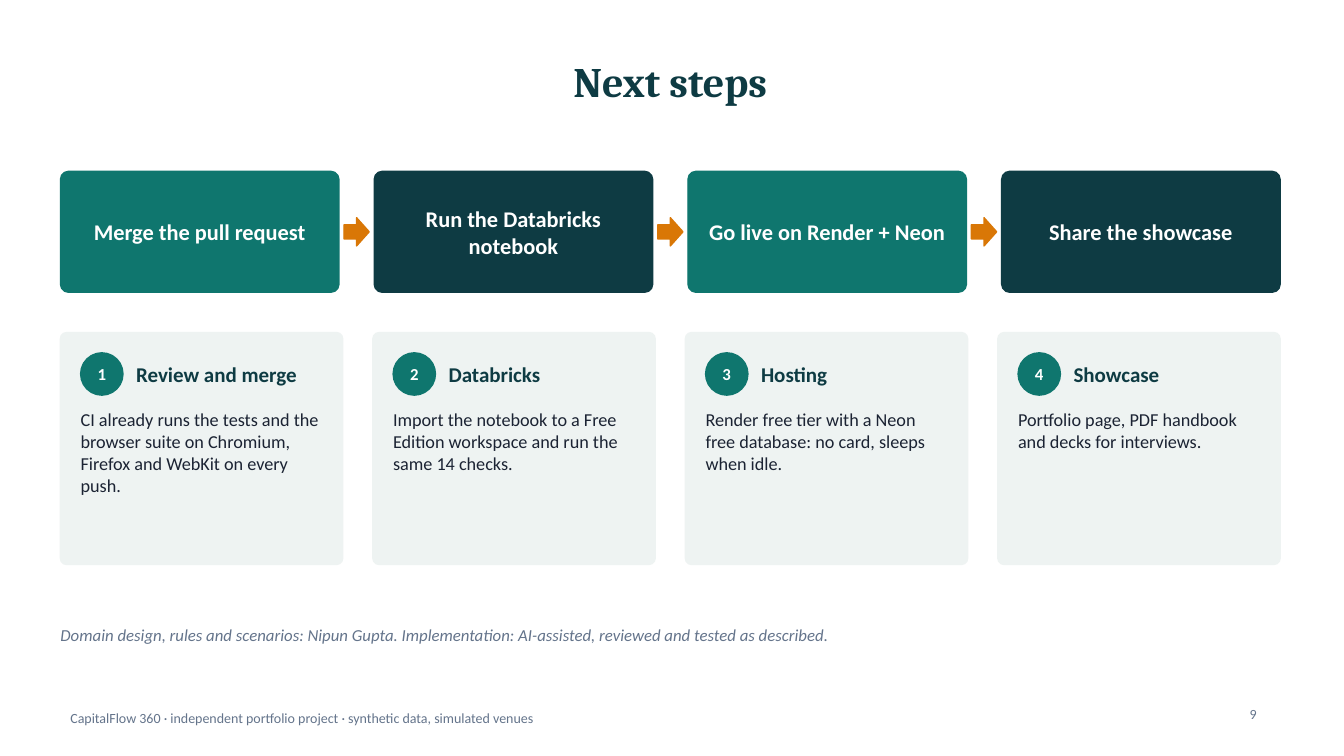
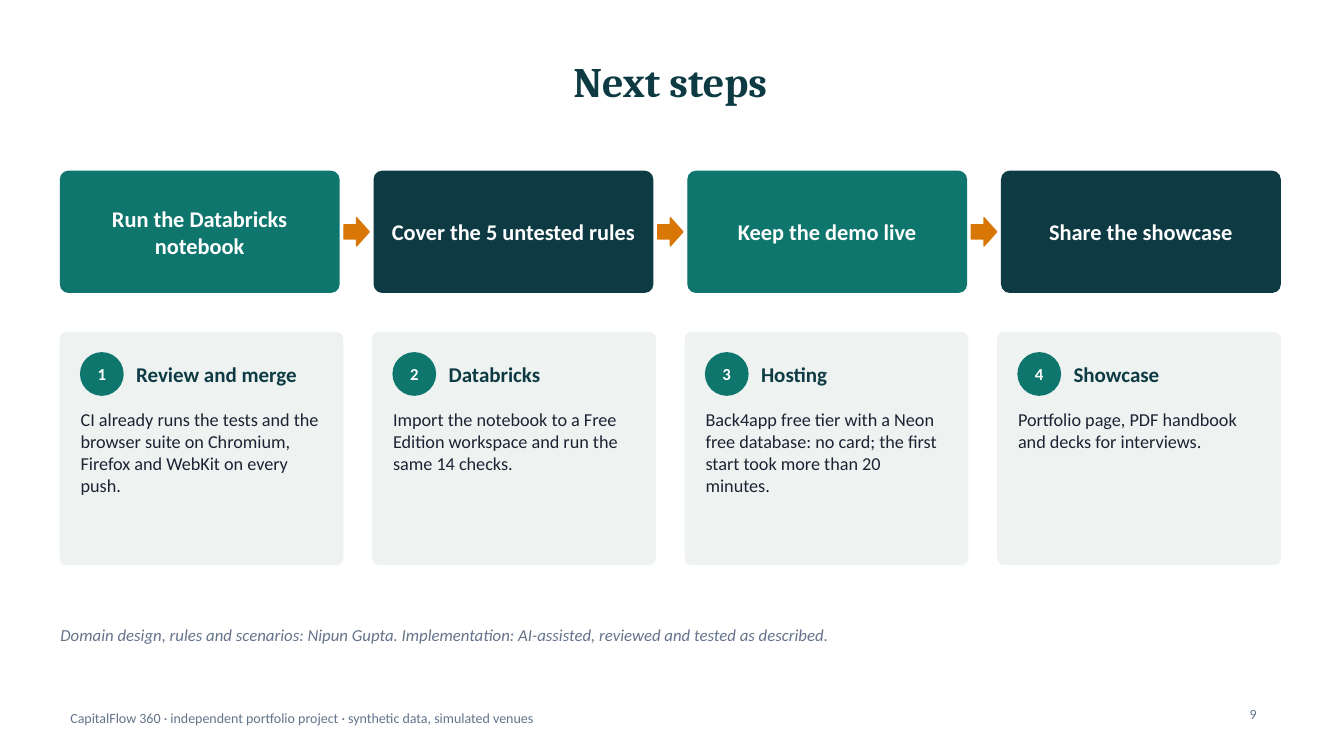
Before and after one commit to nipunrg1990rocks-dev/banking-ai-portfolio, a slide deck: slide 9 of projects/p7_capitalflow360/reporting/out/CF360_Executive_Summary.pptx. Drawn at 1344x756 pixels with LibreOffice and Linux fonts; fonts in the diff are those of the drawing. Boxes give left, top, right and bottom in pixels: in the first picture for what was removed or moved away, otherwise in the second. Text is boxed around its words. In the diff, an @@ line names an element or a change of style, - is before the commit and + after.

```diff
--- a/projects/p7_capitalflow360/reporting/out/CF360_Executive_Summary.pptx
+++ b/projects/p7_capitalflow360/reporting/out/CF360_Executive_Summary.pptx
@@ text at (112, 211, 288, 254): text changed @@
-Merge the pull request
+Run the Databricks notebook
@@ text at (392, 224, 635, 240): text changed @@
-Run the Databricks notebook
+Cover the 5 untested rules
@@ text at (738, 224, 917, 244): text changed @@
-Go live on Render + Neon
+Keep the demo live
@@ text at (706, 413, 937, 492): text changed @@
-Render free tier with a Neon free database: no card, sleeps when idle.
+Back4app free tier with a Neon free database: no card; the first start took more than 20 minutes.
```
Also in this commit, not shown: 1 other slide changed, 14 other files.
